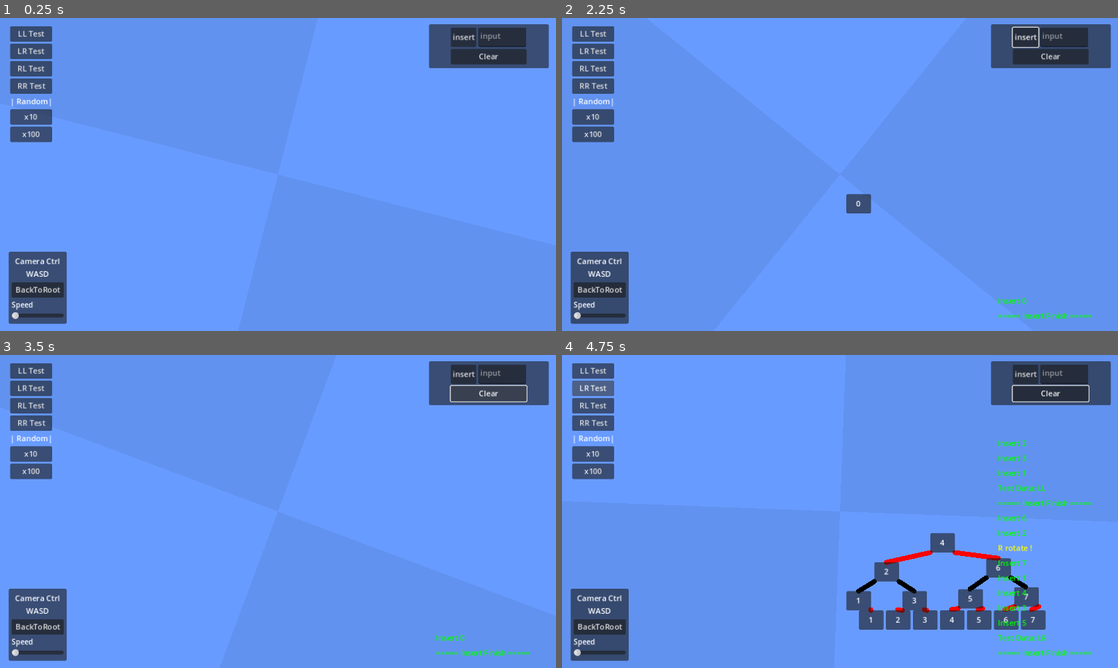
Above: before the commit, frames 1-4 (two rows, left to right).
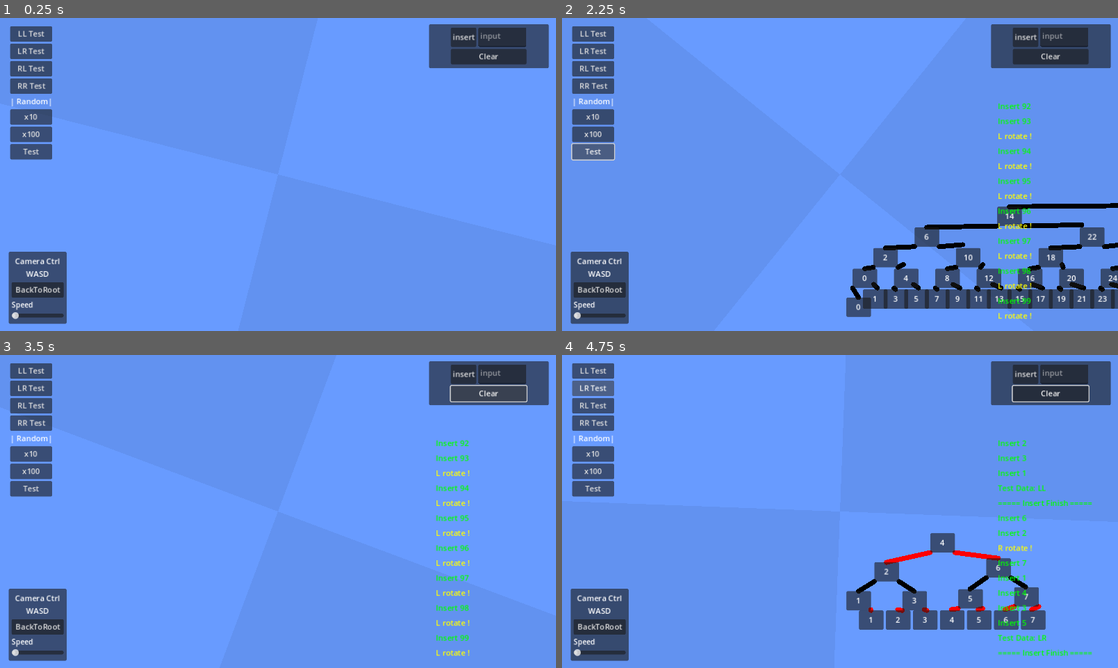
Above: after the commit, the same moments.

Repository: DennisFan11/RBtree
Game: Godot game, scene res://MainScene/MainScene.tscn
Two runs of this game, one before a commit and one after it. Both use one fixed random seed, a clock stepped at 60 frames per second and the inputs below.
Inputs (mouse positions are in pixels of both pictures, inside the frame that each line leads up to):
- Up to frame 1 (0.25 s): no input
- Up to frame 2 (2.25 s): click (1062, 36) at 0.52 s; type "Alex" at 0.6 s; click "insert" at 1.25 s; click (595, 152) at 2 s, where only the run after the commit has a clickable "Test"
- Up to frame 3 (3.5 s): click "Clear" at 2.75 s
- Up to frame 4 (4.75 s): click "LL Test" at 3.5 s; click "LR Test" at 4.25 s

The runs differ from the first frame. In frame 1, 0.4% of the frame differs, in the area x 1-10%, y 40-46%; in frame 2, 9.4%, in the area x 1-100%, y 2-97%; in frame 3, 1.5%; in frame 4, 0.4%.

Commit message:
add test button

Diff:
--- a/MainScene/MainScene.tscn
+++ b/MainScene/MainScene.tscn
@@ -160,6 +160,10 @@
 [node name="Random1000Button" type="Button" parent="UI/Control/HBoxContainer"]
 layout_mode = 2
 text = "x100"
+
+[node name="TestButton" type="Button" parent="UI/Control/HBoxContainer"]
+layout_mode = 2
+text = "Test"
 
 [node name="UndoRedoPanel" type="Panel" parent="UI/Control"]
 visible = false
@@ -254,4 +258,5 @@
 [connection signal="button_down" from="UI/Control/HBoxContainer/RR" to="." method="_on_rr_button_down"]
 [connection signal="button_down" from="UI/Control/HBoxContainer/Random100Button" to="." method="_on_random_100_button_button_down"]
 [connection signal="button_down" from="UI/Control/HBoxContainer/Random1000Button" to="." method="_on_random_1000_button_button_down"]
+[connection signal="button_down" from="UI/Control/HBoxContainer/TestButton" to="." method="_on_test_button_button_down"]
 [connection signal="button_down" from="UI/Control/ViewPanel/VBoxContainer/BackToRoot" to="." method="_on_back_to_root_button_down"]
--- a/MainScene/main_scene.gd
+++ b/MainScene/main_scene.gd
@@ -185,3 +185,8 @@
 			#add_undo(u, root.R)
 		#root.undo(u)
 #endregion
+
+
+func _on_test_button_button_down() -> void:
+	for i in range(100):
+		_insert(i, true)
